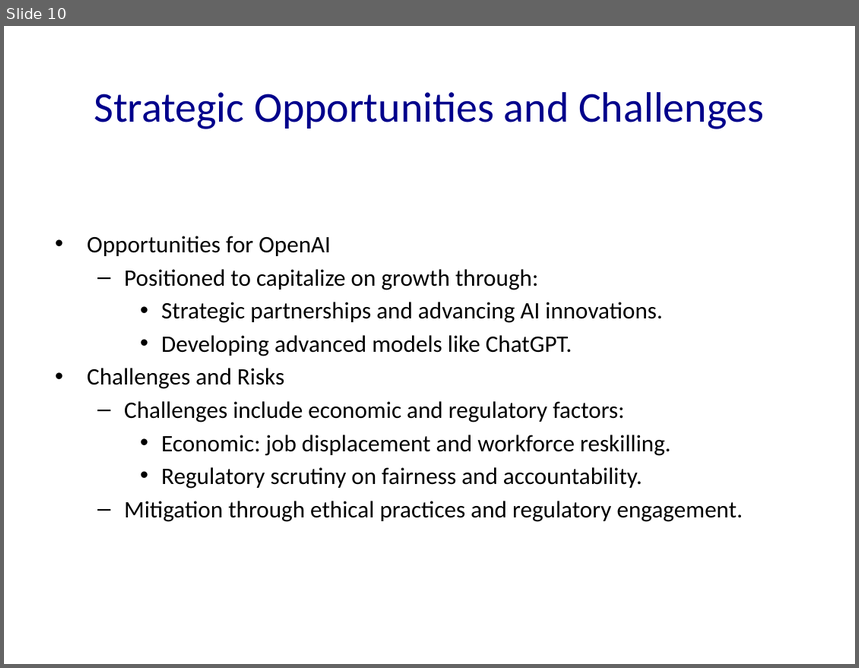
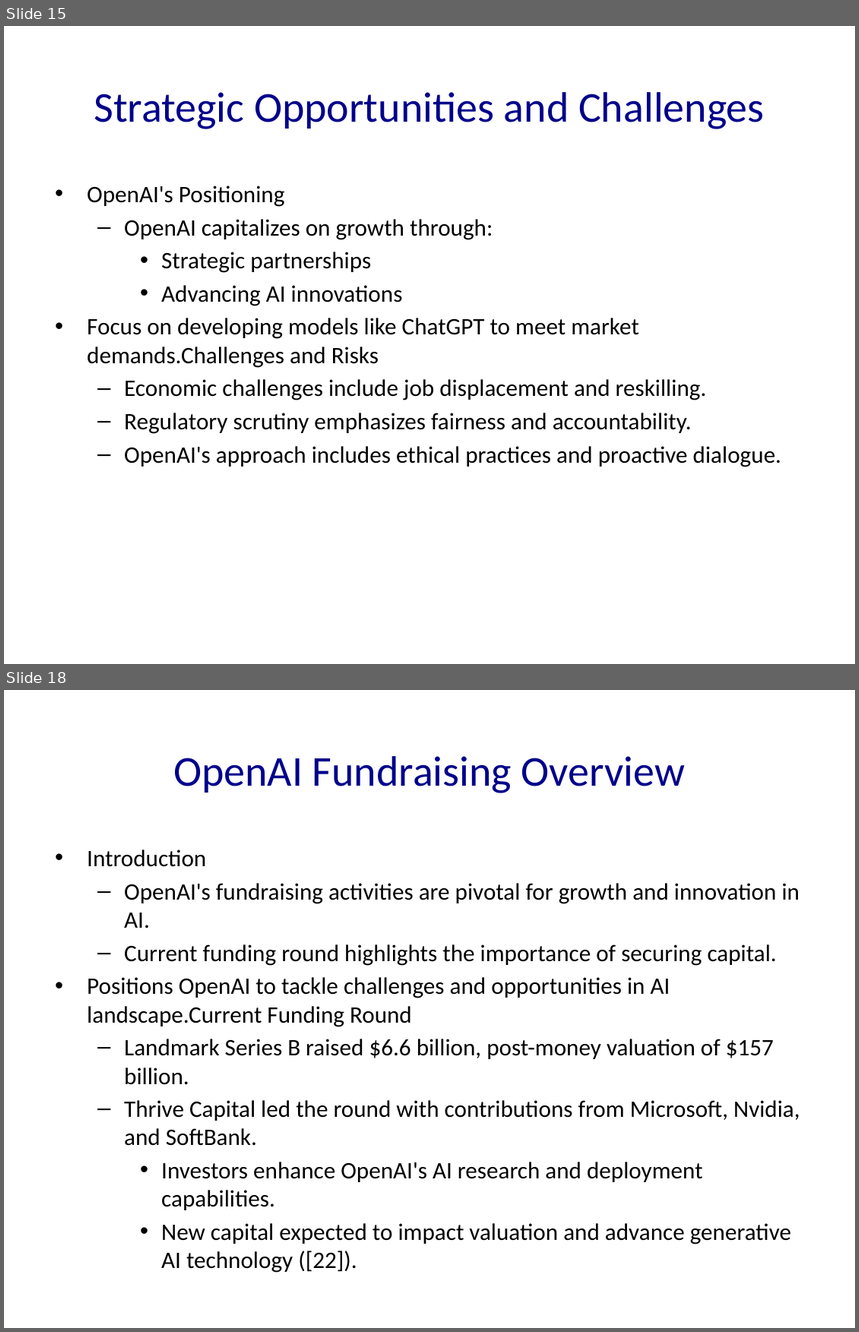
Before and after one commit to Frank-Gu-81/slides_autogeneration, a slide deck: OpenAI.pptx. Shown one above the other, each under a label of ours: slide 10 before the commit, slides 15 and 18 after it; the slides between them are not shown. The pictures are 859x668 and 859x1332 pixels, drawn with LibreOffice and Linux fonts; fonts in the diff are those of the drawing. Boxes give left, top, right and bottom in pixels: in the first picture for what was removed or moved away, otherwise in the second. Text is boxed around its words. In the diff, an @@ line names an element or a change of style, - is before the commit and + after.

```diff
--- a/OpenAI.pptx
+++ b/OpenAI.pptx
@@ slide 18 added at [4,690,855,1328], background #FFFFFF @@
@@ title added at [173,756,685,793], 36 pt, text #00008B @@
+OpenAI Fundraising Overview
@@ text added at [87,850,800,1273], 20 pt, text #000000 @@
+• Introduction
+  – OpenAI's fundraising activities are pivotal for growth and innovation in AI.
+  – Current funding round highlights the importance of securing capital.
+• Positions OpenAI to tackle challenges and opportunities in AI landscape.Current Funding Round
+  – Landmark Series B raised $6.6 billion, post-money valuation of $157 billion.
+  – Thrive Capital led the round with contributions from Microsoft, Nvidia, and SoftBank.
+    • Investors enhance OpenAI's AI research and deployment capabilities.
+    • New capital expected to impact valuation and advance generative AI technology ([22]).
@@ what was slide 10 is now slide 15 @@
@@ slide 15 changed as well @@
@@ text at [87,186,781,468]: text changed @@
-• Opportunities for OpenAI
-  – Positioned to capitalize on growth through:
-    • Strategic partnerships and advancing AI innovations.
-    • Developing advanced models like ChatGPT.
-• Challenges and Risks
-  – Challenges include economic and regulatory factors:
-    • Economic: job displacement and workforce reskilling.
-    • Regulatory scrutiny on fairness and accountability.
-  – Mitigation through ethical practices and regulatory engagement.
+• OpenAI's Positioning
+  – OpenAI capitalizes on growth through:
+    • Strategic partnerships
+    • Advancing AI innovations
+• Focus on developing models like ChatGPT to meet market demands.Challenges and Risks
+  – Economic challenges include job displacement and reskilling.
+  – Regulatory scrutiny emphasizes fairness and accountability.
+  – OpenAI's approach includes ethical practices and proactive dialogue.
```
Also in this commit, not shown: 7 other slides changed, 21 other slides added, 3 slides removed, 11 other files.
